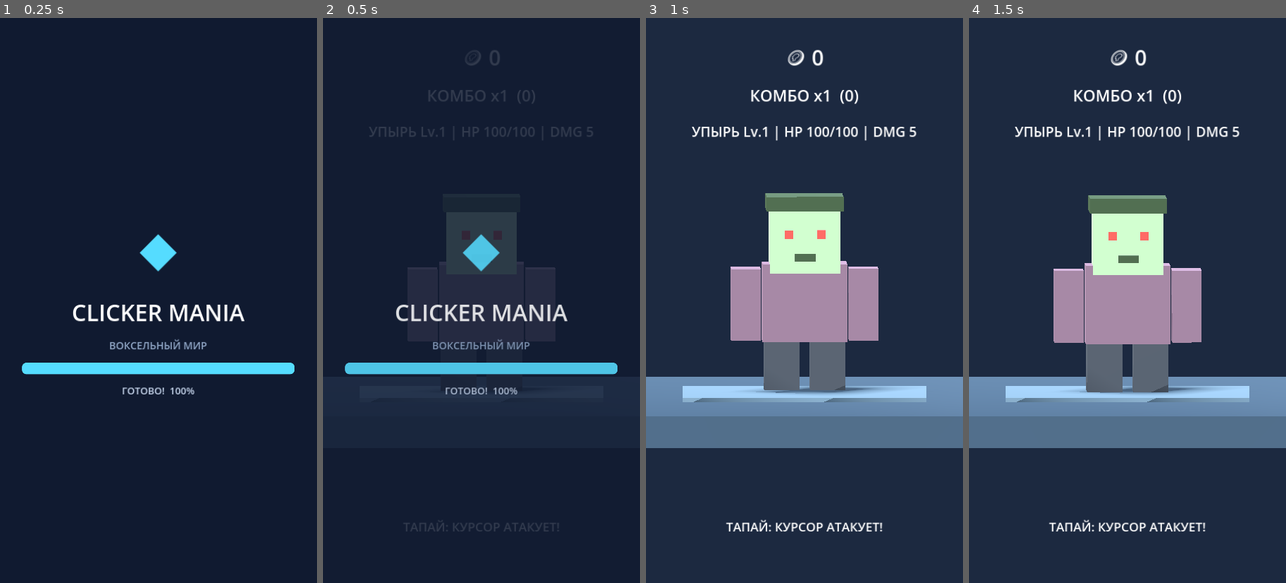
Above: before the commit, frames 1-4 (left to right).
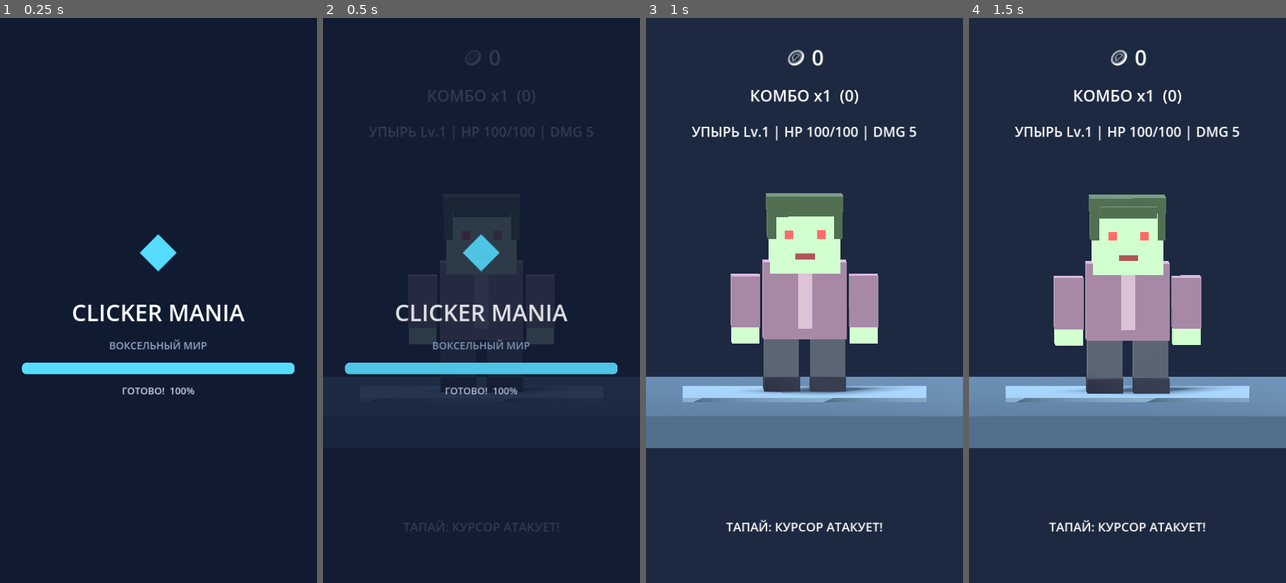
Above: after the commit, the same moments.

Repository: dozyFJ/clicker-mania
Game: Godot game, scene res://main.tscn
Same seed, same stepped clock (60 frames per second), same inputs: the game is played once before the commit and once after it.
Inputs (mouse positions are in pixels of both pictures, inside the frame that each line leads up to):
- Up to frame 1 (0.25 s): no input
- Up to frame 2 (0.5 s): no input
- Up to frame 3 (1 s): move the mouse to (874, 272) at 0.52 s; click (874, 272) at 0.67 s
- Up to frame 4 (1.5 s): move the mouse to (1064, 328) at 1.27 s; click (1064, 328) at 1.42 s

Frame 1 is identical in both runs. In frame 2, 0.2% of the frame differs, in the area x 26-74%, y 42-58%; in frame 3, 2.8%; in frame 4, 2.8%, in the area x 26-74%, y 31-67%.
Error before the commit: Invalid access to property or key 'position' on a base object of type 'Nil'. (res://main.gd:327)
Error after the commit: Invalid access to property or key 'position' on a base object of type 'Nil'. (res://main.gd:334)

Commit message:
Detail voxel avatars with layered clothing, hair, shoes and hands

Diff:
--- a/main.gd
+++ b/main.gd
@@ -173,15 +173,22 @@
 			_part(Vector3(0, 1.92, 0), Vector3(1.65, 0.35, 1.0), hair)
 	else:
 		for x in [-0.36, 0.36]:
-			_part(Vector3(x, 0.44, 0), Vector3(0.55, 0.85, 0.58), pants)
-		_part(Vector3(0, 1.38, 0), Vector3(1.32, 1.22, 0.74), jacket)
+			_part(Vector3(x, 0.48, 0), Vector3(0.54, 0.95, 0.58), pants)
+			_part(Vector3(x, 0.12, 0.17), Vector3(0.56, 0.22, 0.78), Color("#202635"))
+		_part(Vector3(0, 1.42, 0), Vector3(1.3, 1.2, 0.72), jacket)
+		_part(Vector3(0, 1.42, 0.38), Vector3(0.22, 0.86, 0.045), jacket.lightened(0.22))
+		_part(Vector3(0, 1.93, 0), Vector3(0.34, 0.2, 0.3), skin)
 		for x in [-0.92, 0.92]:
-			_part(Vector3(x, 1.35, 0), Vector3(0.46, 1.12, 0.62), jacket)
+			_part(Vector3(x, 1.4, 0), Vector3(0.45, 0.8, 0.6), jacket)
+			_part(Vector3(x, 0.92, 0), Vector3(0.43, 0.35, 0.55), skin)
 		_part(Vector3(0, 2.36, 0), Vector3(1.1, 1.02, 0.88), skin)
-		_part(Vector3(0, 2.93, 0), Vector3(1.2, 0.23, 0.95), hair)
+		_part(Vector3(0, 2.93, 0), Vector3(1.19, 0.24, 0.95), hair)
+		_part(Vector3(-0.52, 2.65, 0), Vector3(0.13, 0.52, 0.89), hair)
+		_part(Vector3(0.52, 2.65, 0), Vector3(0.13, 0.52, 0.89), hair)
+		_part(Vector3(0, 2.83, 0.47), Vector3(0.9, 0.18, 0.12), hair)
 		for x in [-0.25, 0.25]:
 			_part(Vector3(x, 2.46, 0.48), Vector3(0.13, 0.13, 0.08), eyes)
-		_part(Vector3(0, 2.1, 0.48), Vector3(0.32, 0.12, 0.1), hair)
+		_part(Vector3(0, 2.12, 0.48), Vector3(0.3, 0.09, 0.1), Color("#6b3537"))
 		if mob_kind == 1:
 			hero.scale = Vector3(1.0, 0.73, 1.1)
 		else:
